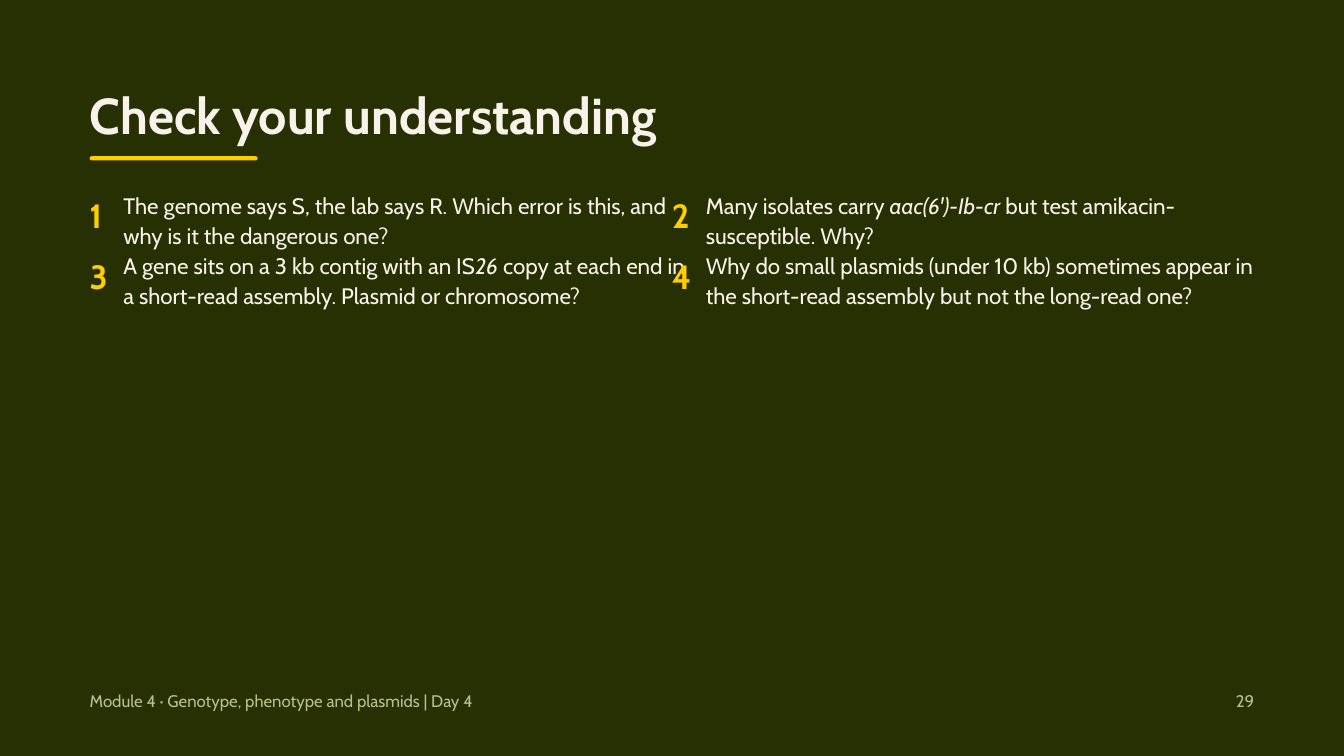
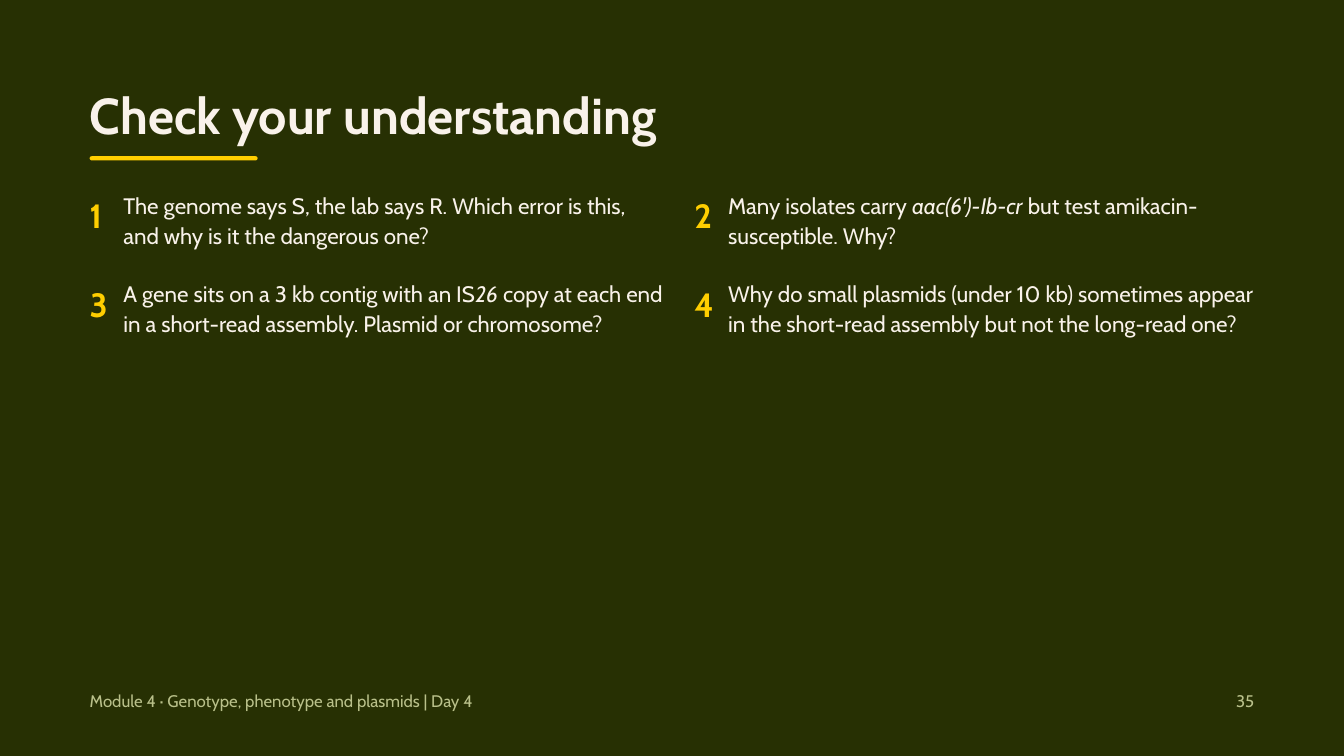
Before and after one commit to ILRI-Genomics-Platform/klebgen-africacdc-ilri, a slide deck: slide 35 of slides/Module 4 Genotype, phenotype and plasmids.pptx (slide 29 before the commit). Drawn at 1344x756 pixels with LibreOffice and Linux fonts; fonts in the diff are those of the drawing. Boxes give left, top, right and bottom in pixels: in the first picture for what was removed or moved away, otherwise in the second. Text is boxed around its words. In the diff, an @@ line names an element or a change of style, - is before the commit and + after.

```diff
--- a/slides/Module 4 Genotype, phenotype and plasmids.pptx
+++ b/slides/Module 4 Genotype, phenotype and plasmids.pptx
@@ text "The genome says S, the ..." rewrapped from (123,197,666,250) to (123,197,625,250) @@
@@ text "2": place and size @@
-text "2" at (672,204,690,228)
+text "2" at (694,204,712,228)
@@ text "Many isolates carry aac(6')-Ib-cr but ...": place and size @@
-text "Many isolates carry aac(6')-Ib-cr but ..." at (706,197,1175,250)
+text "Many isolates carry aac(6')-Ib-cr but ..." at (728,197,1197,250)
@@ text "3": place and size @@
-text "3" at (90,265,108,290)
+text "3" at (90,293,108,318)
@@ text "A gene sits on a ..." rewrapped from (123,257,685,310) to (123,285,662,338) @@
@@ text "4": place and size @@
-text "4" at (672,263,692,289)
+text "4" at (694,293,714,317)
@@ text "Why do small plasmids (under ..." rewrapped from (706,257,1253,310) to (728,285,1253,338) @@
@@ text at (1236,695,1254,707): text changed @@
-29
+35
```
Also in this commit, not shown: 26 other slides changed, 7 slides added, 1 other file.
